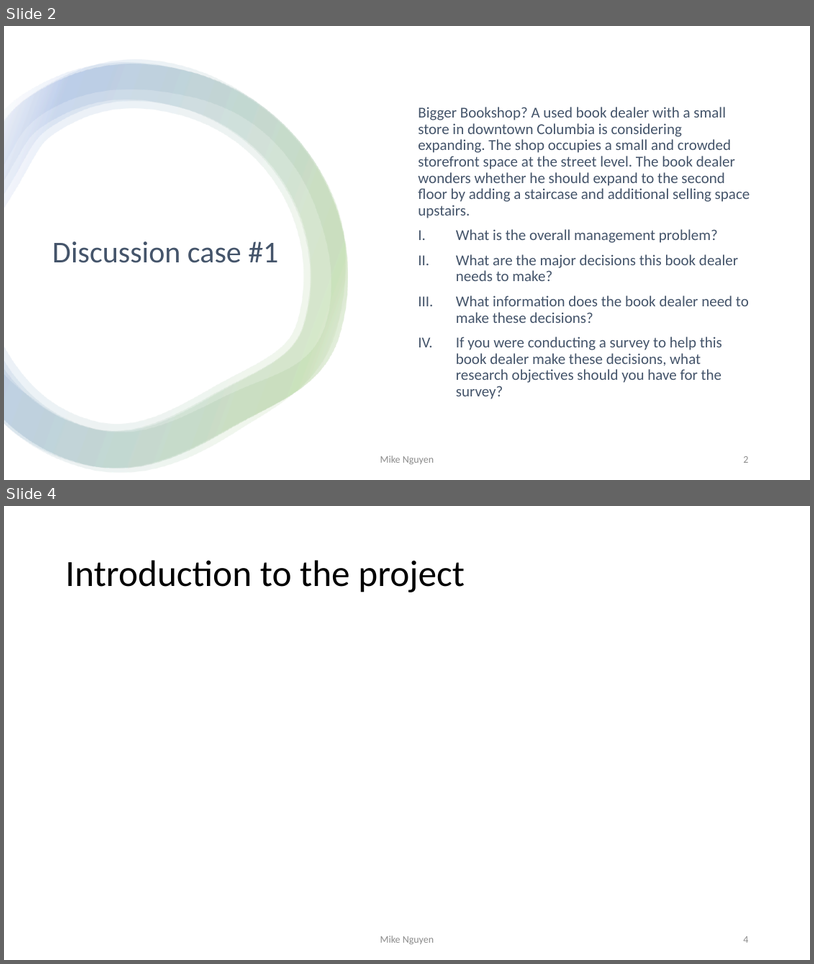
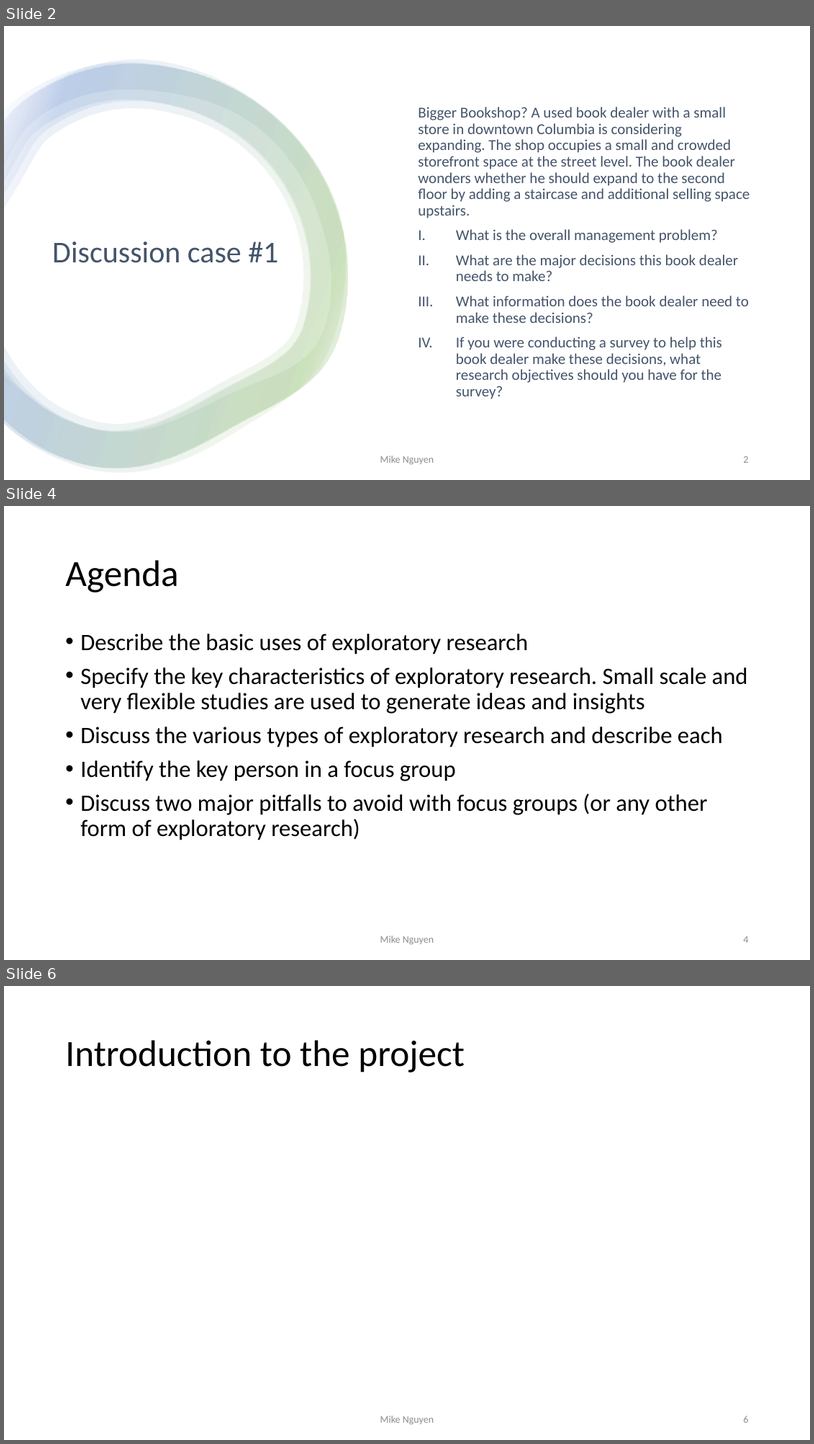
Before and after one commit to mikenguyen13/mar4050, a slide deck: lectures/3/Problem & Intro to Project.pptx. Shown one above the other, each under a label of ours: slides 2 and 4 before the commit, slides 2, 4 and 6 after it; the slides between them are not shown. The pictures are 814x964 and 814x1444 pixels, drawn with LibreOffice and Linux fonts; fonts in the diff are those of the drawing. Boxes give left, top, right and bottom in pixels: in the first picture for what was removed or moved away, otherwise in the second. Text is boxed around its words. In the diff, an @@ line names an element or a change of style, - is before the commit and + after.

```diff
--- a/lectures/3/Problem & Intro to Project.pptx
+++ b/lectures/3/Problem & Intro to Project.pptx
@@ slide 4 added at [4,506,810,960], background #FFFFFF @@
@@ title added at [65,560,178,592], 44 pt, text #000000 @@
+Agenda
@@ text added at [80,633,748,840], 28 pt, text #000000 @@
+• Describe the basic uses of exploratory research
+• Specify the key characteristics of exploratory research. Small scale and very flexible studies are used to generate ideas and insights
+• Discuss the various types of exploratory research and describe each
+• Identify the key person in a focus group
+• Discuss two major pitfalls to avoid with focus groups (or any other form of exploratory research)
@@ text added at [381,935,434,944], 12 pt, text #8C8C8C @@
+Mike Nguyen
@@ page number added at [743,936,748,942], 12 pt, text #8C8C8C @@
+4
@@ what was slide 4 is now slide 6 @@
@@ page number at [743,1416,748,1422]: text changed @@
-4
+6
```
Also in this commit, not shown: 1 other slide added, 18 other files.
